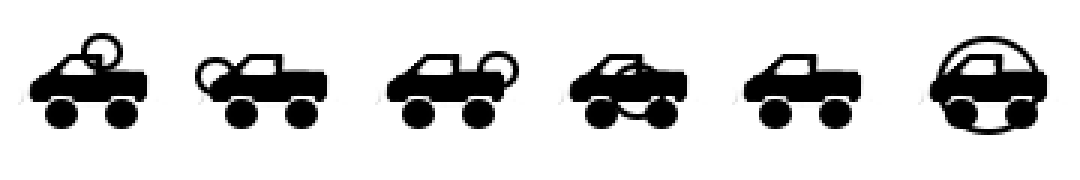
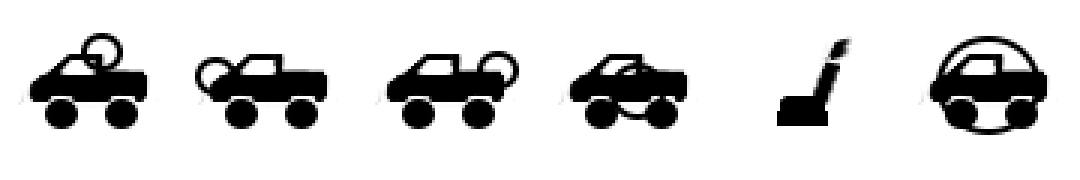
Comparing the layer stacks of the two 1080×180 images. Changes:
added layer "Ebene 11 Kopie" above "Ebene 12" over [777, 96, 828, 126]
added layer "Ebene 12" above "Ebene 11" over [819, 36, 852, 66]
added layer "Ebene 11" above "Ebene 10" over [810, 60, 840, 108]
hid group "truck" (2nd of 6) (3 layers) over [732, 54, 873, 129]
